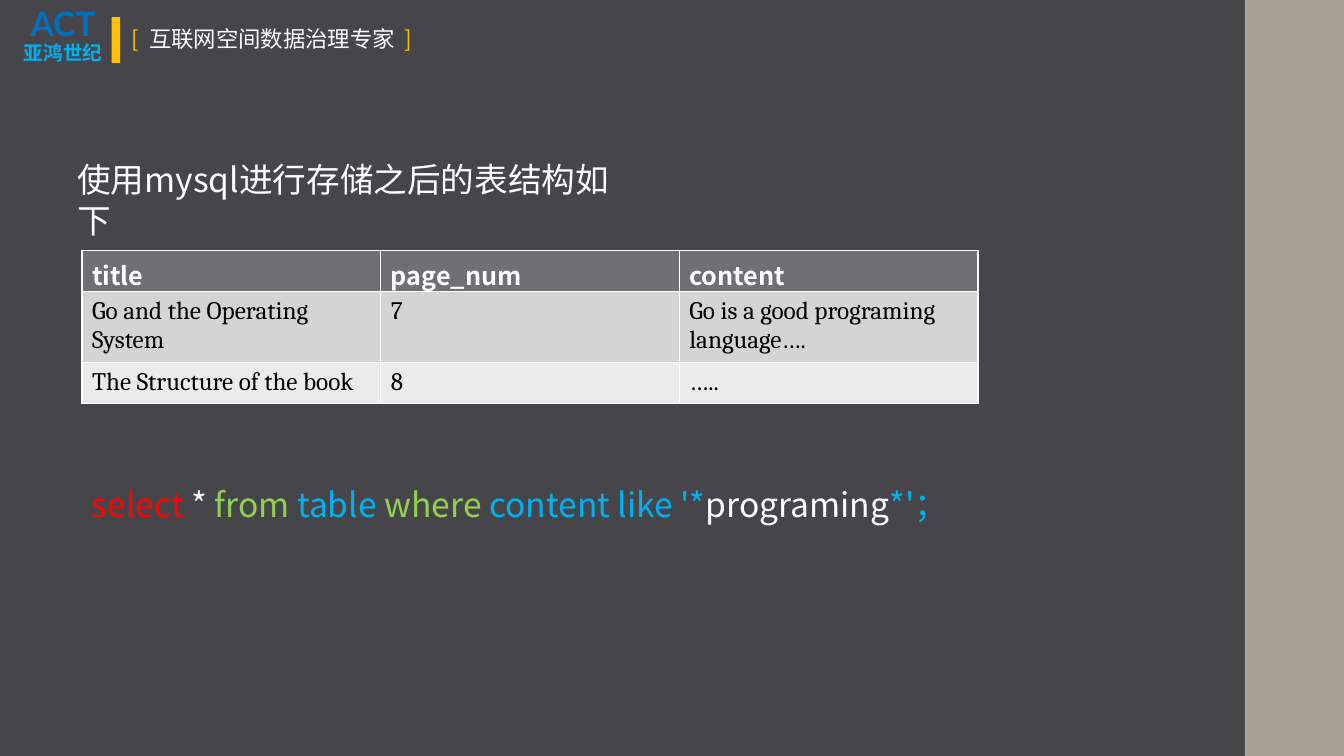
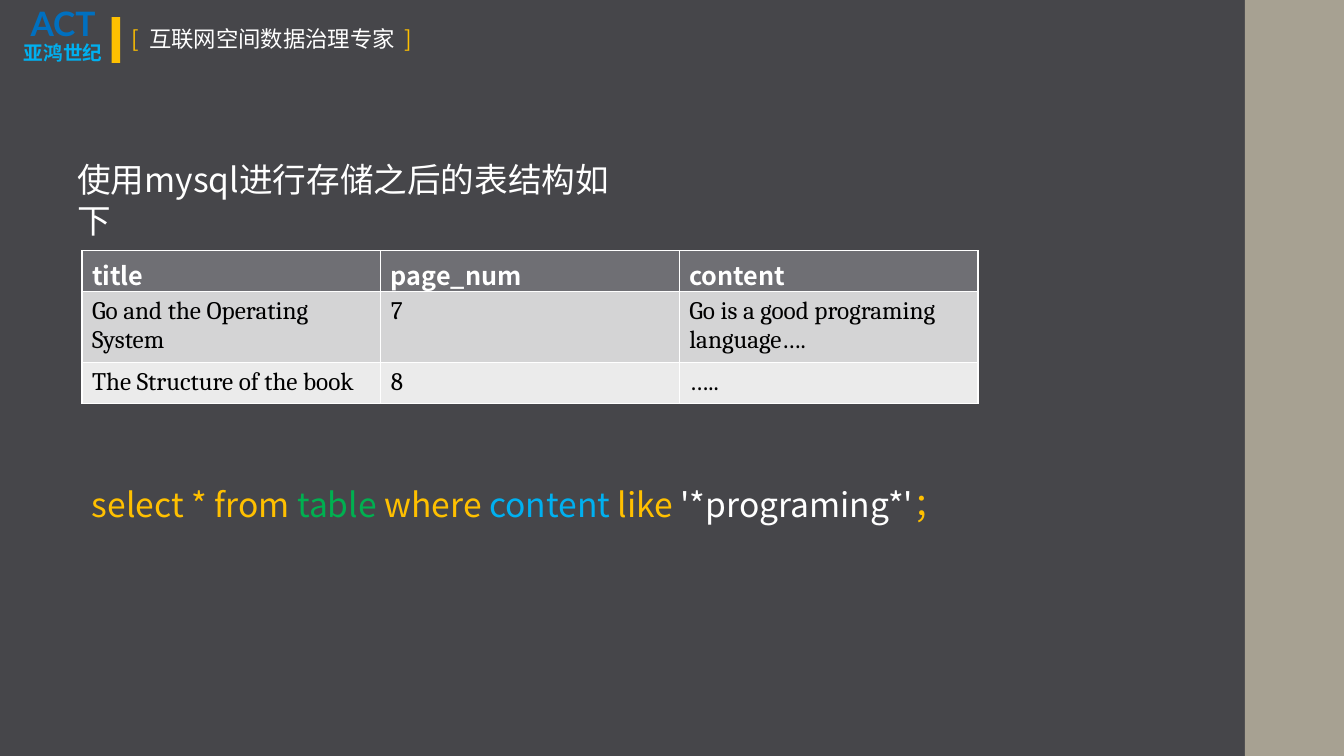
Before and after one commit to VincentMLiu/BigMingNotes, a slide deck: slide 9 of Memory Palace/Elasticsearch/ElasticSearch基本原理.pptx (slide 10 before the commit). Drawn at 1344x756 pixels with LibreOffice and Linux fonts; fonts in the diff are those of the drawing. Boxes give left, top, right and bottom in pixels: in the first picture for what was removed or moved away, otherwise in the second. Text is boxed around its words. In the diff, an @@ line names an element or a change of style, - is before the commit and + after.

```diff
--- a/Memory Palace/Elasticsearch/ElasticSearch基本原理.pptx
+++ b/Memory Palace/Elasticsearch/ElasticSearch基本原理.pptx
@@ text "select * from table where ..." at box(92, 490, 947, 526): text colour #FF0000 to #FFC000 in "select"; text colour #FFFFFF to #FFC000 in "*"; text colour #92D050 to #FFC000 in "from where"; text colour #00B0F0 to #00B050 in "table"; text colour #00B0F0 to #FFC000 in "like '*programing*'；"; text colour #00B0F0 to #FFFFFF in "'*programing*'；" @@
```
Also in this commit, not shown: 12 other slides changed, 24 slides added, 6 slides removed, 25 other files.
